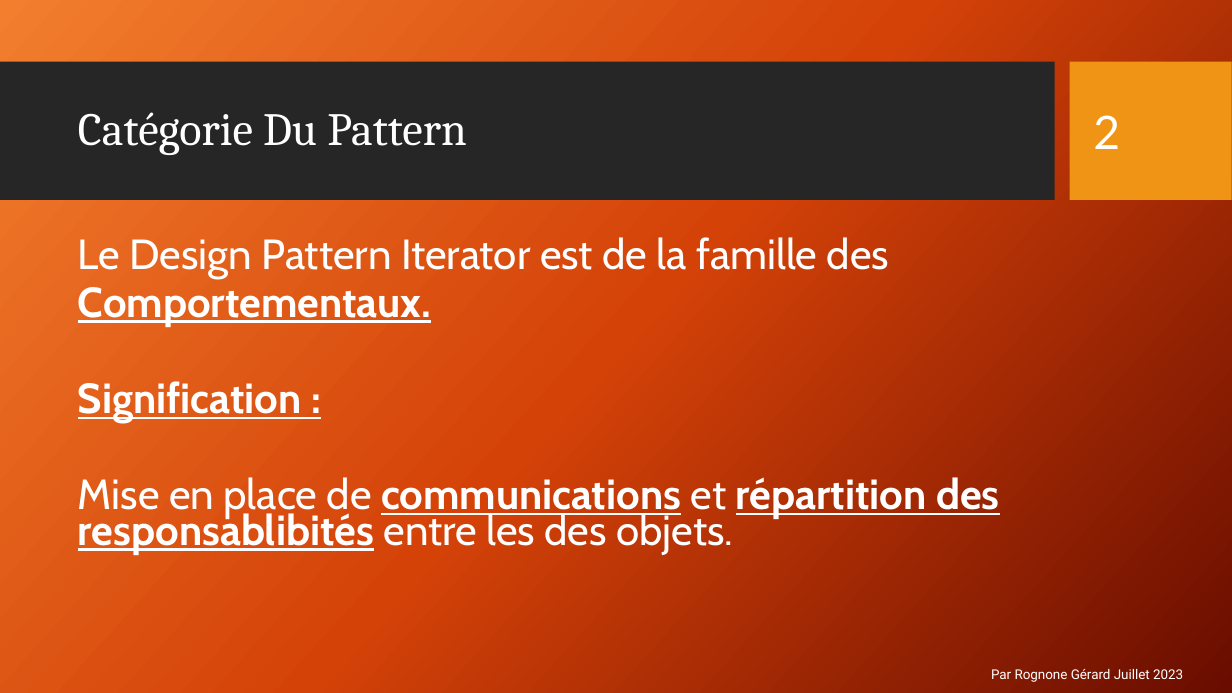
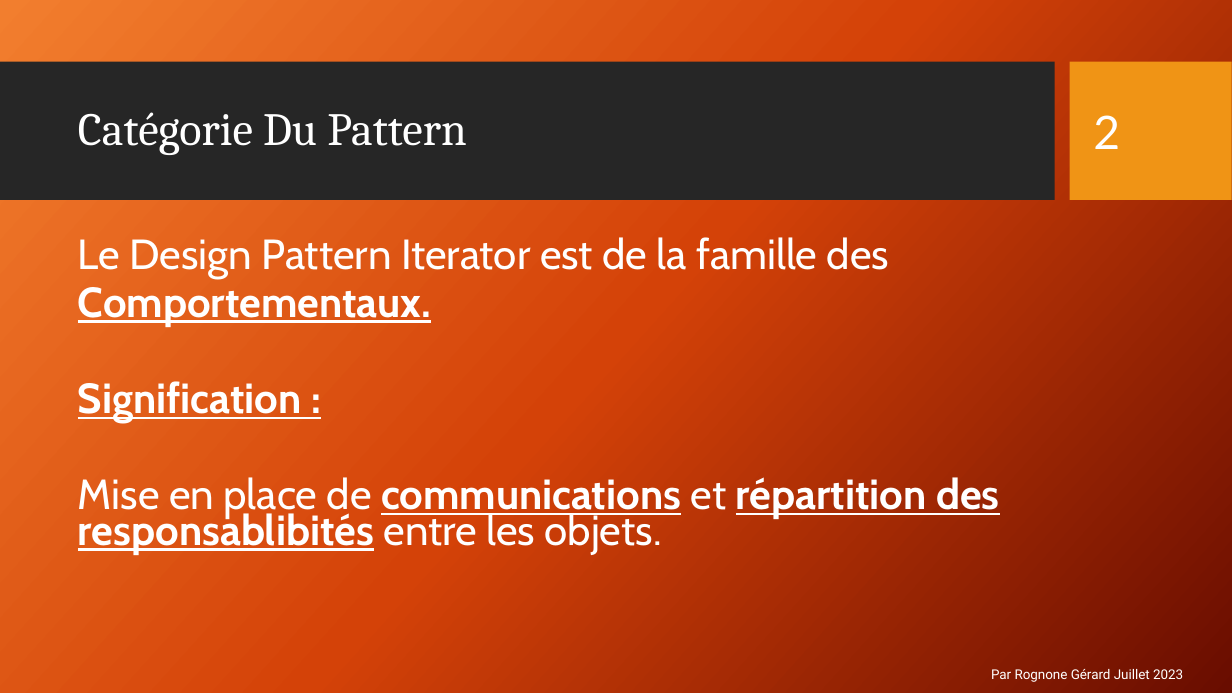
Before and after one commit to GRognone/SavecdaJay, a slide deck: slide 3 of SavecdaJay/Design Pattern/Design Pattern Iterator/Patron de Conception Itérateur.pptx. Drawn at 1232x693 pixels with LibreOffice and Linux fonts; fonts in the diff are those of the drawing; background and template pictures are left out. Boxes give left, top, right and bottom in pixels: in the first picture for what was removed or moved away, otherwise in the second. Text is boxed around its words. In the diff, an @@ line names an element or a change of style, - is before the commit and + after.

```diff
--- a/SavecdaJay/Design Pattern/Design Pattern Iterator/Patron de Conception Itérateur.pptx
+++ b/SavecdaJay/Design Pattern/Design Pattern Iterator/Patron de Conception Itérateur.pptx
@@ text at (78,477,999,555): text changed @@
-Mise en place de communications et répartition des responsablibités entre les des objets.
+Mise en place de communications et répartition des responsablibités entre les objets.
```
Also in this commit, not shown: 7 other slides changed.
